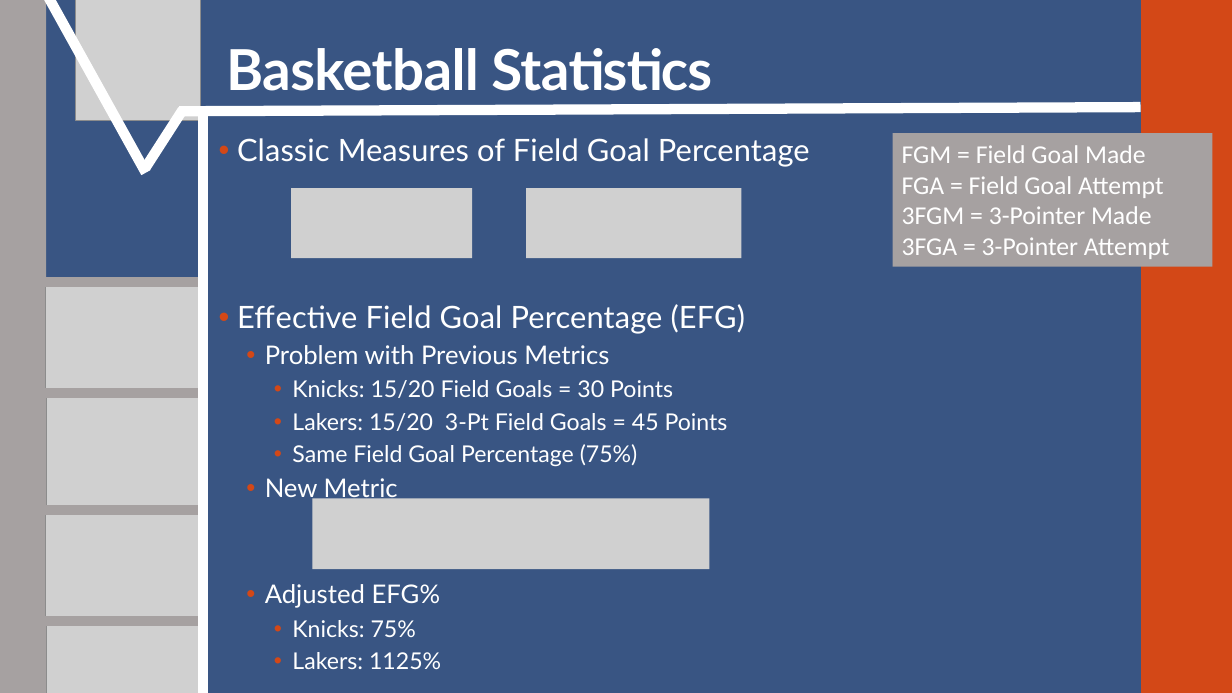
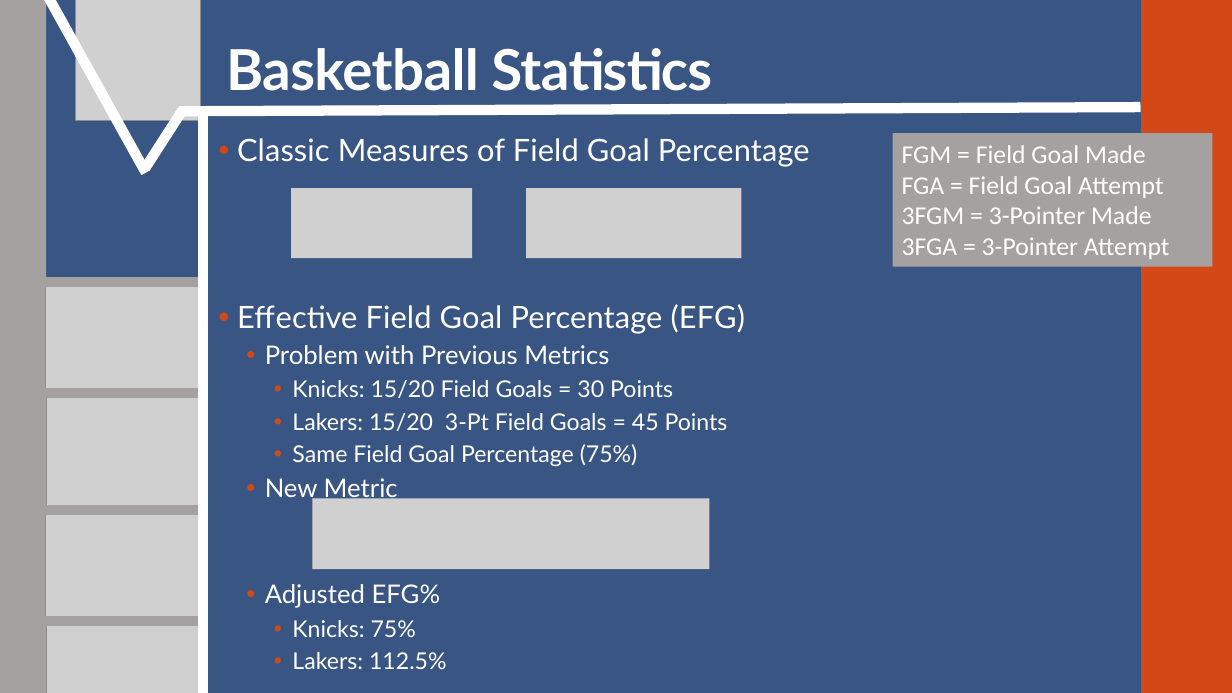
Before and after one commit to SuperMarioGiacomazzo/STOR538_WEBSITE, a slide deck: slide 4 of Slides/Basketball 1/Basketball_1_Lecture.pptx. Drawn at 1232x693 pixels with LibreOffice and Linux fonts; fonts in the diff are those of the drawing; grey boxes stand for pictures. Boxes give left, top, right and bottom in pixels: in the first picture for what was removed or moved away, otherwise in the second. Text is boxed around its words. In the diff, an @@ line names an element or a change of style, - is before the commit and + after.

```diff
--- a/Slides/Basketball 1/Basketball_1_Lecture.pptx
+++ b/Slides/Basketball 1/Basketball_1_Lecture.pptx
@@ text at box(292, 652, 447, 669): text changed @@
-    • Lakers: 1125%
+    • Lakers: 112.5%
```
Also in this commit, not shown: 4 other files.
